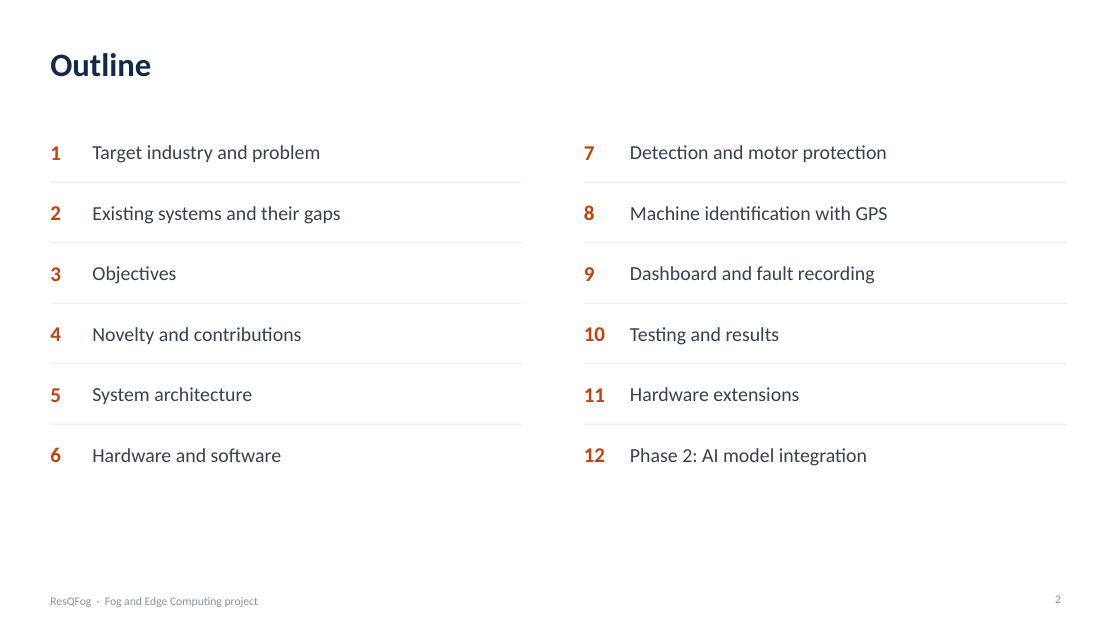
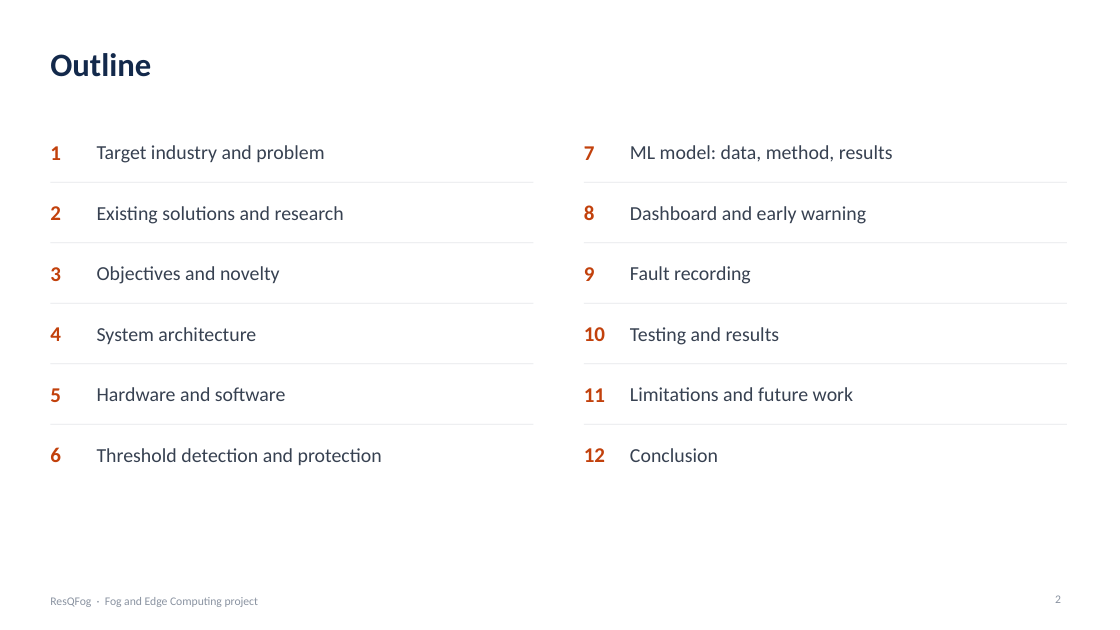
Before and after one commit to Arush-O7/ResQFog, a slide deck: slide 2 of docs/ResQFog_Final_Presentation.pptx. Drawn at 1120x630 pixels with LibreOffice and Linux fonts; fonts in the diff are those of the drawing. Boxes give left, top, right and bottom in pixels: in the first picture for what was removed or moved away, otherwise in the second. Text is boxed around its words. In the diff, an @@ line names an element or a change of style, - is before the commit and + after.

```diff
--- a/docs/ResQFog_Final_Presentation.pptx
+++ b/docs/ResQFog_Final_Presentation.pptx
@@ text "Target industry and problem" moved from (x1=92, y1=145, x2=320, y2=163) to (x1=97, y1=145, x2=324, y2=163) @@
@@ text at (x1=630, y1=145, x2=893, y2=161): text changed @@
-Detection and motor protection
+ML model: data, method, results
@@ line moved from (50, 182) - (521, 182) to (50, 182) - (534, 182) @@
@@ text at (x1=97, y1=206, x2=344, y2=224): text changed @@
-Existing systems and their gaps
+Existing solutions and research
@@ text at (x1=630, y1=206, x2=866, y2=224): text changed @@
-Machine identification with GPS
+Dashboard and early warning
@@ line moved from (50, 243) - (521, 243) to (50, 243) - (534, 243) @@
@@ text at (x1=97, y1=266, x2=280, y2=284): text changed @@
-Objectives
+Objectives and novelty
@@ text at (x1=630, y1=266, x2=751, y2=284): text changed @@
-Dashboard and fault recording
+Fault recording
@@ line moved from (50, 303) - (521, 303) to (50, 303) - (534, 303) @@
@@ text removed at (x1=92, y1=327, x2=302, y2=344) @@
-Novelty and contributions
@@ text "System architecture" moved from (x1=92, y1=387, x2=252, y2=404) to (x1=97, y1=327, x2=256, y2=344) @@
@@ line moved from (50, 364) - (521, 364) to (50, 364) - (534, 364) @@
@@ text "Hardware and software" moved from (x1=92, y1=448, x2=282, y2=462) to (x1=97, y1=387, x2=286, y2=401) @@
@@ text at (x1=630, y1=387, x2=853, y2=401): text changed @@
-Hardware extensions
+Limitations and future work
@@ line moved from (50, 424) - (521, 424) to (50, 424) - (534, 424) @@
@@ text added at (x1=97, y1=448, x2=382, y2=465), 17 pt, text #374151 @@
+Threshold detection and protection
@@ text at (x1=630, y1=448, x2=718, y2=462): text changed @@
-Phase 2: AI model integration
+Conclusion
```
Also in this commit, not shown: 14 other slides changed, 6 slides added, 9 slides removed, 7 other files.
